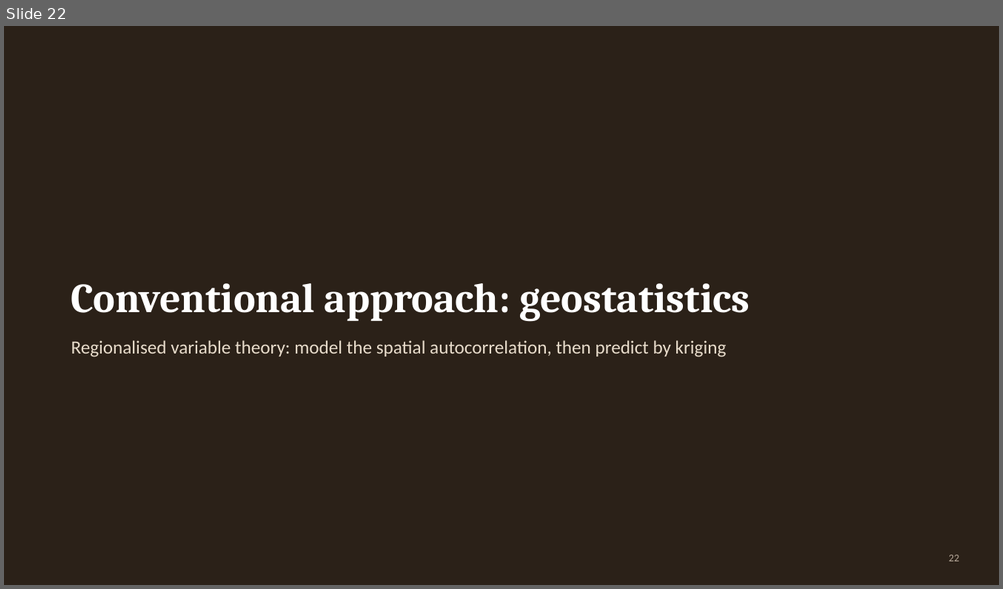
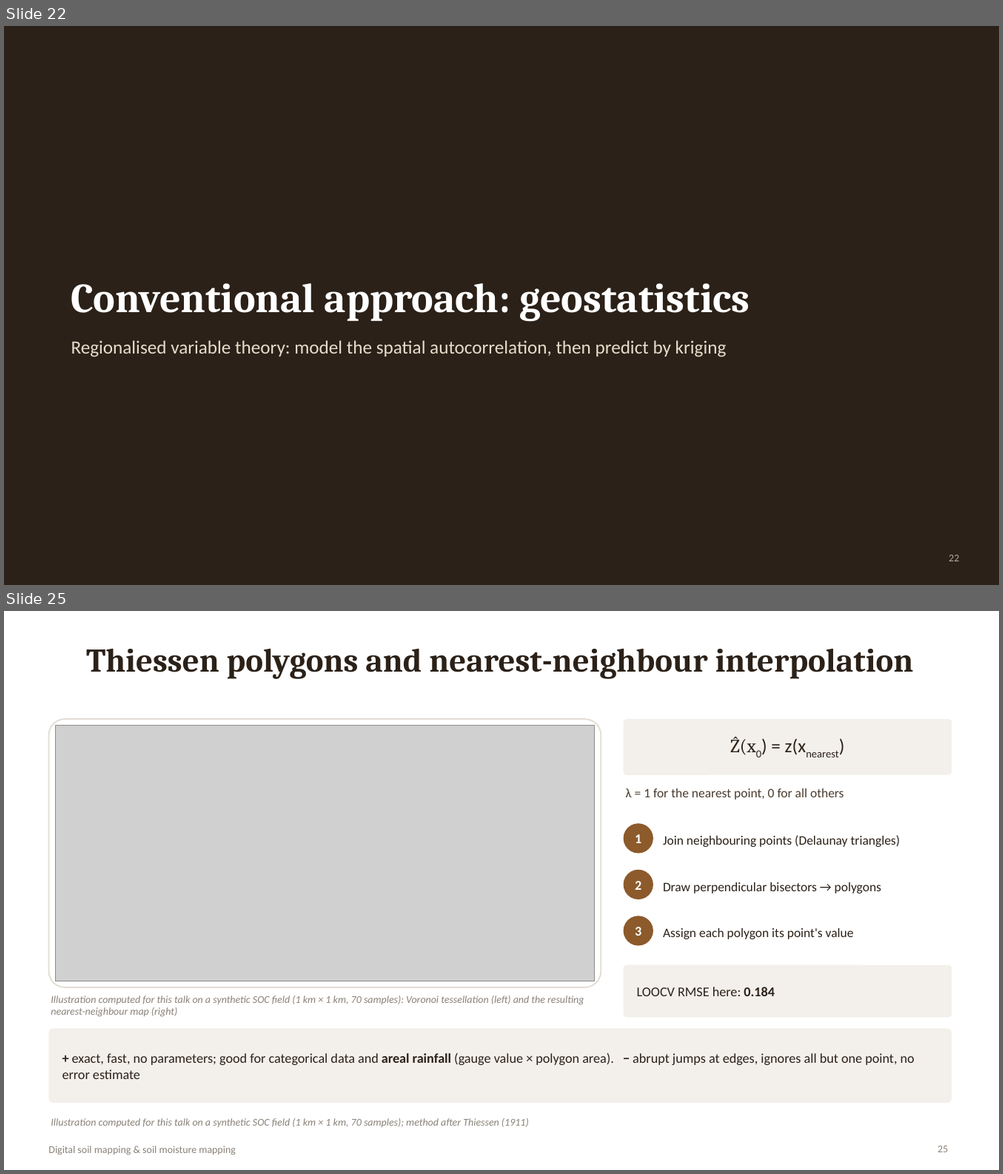
Before and after one commit to animesh270799-ctrl/meta, a slide deck: DSM_Soil_Moisture_Mapping.pptx. Shown one above the other, each under a label of ours: slide 22 before the commit, slides 22 and 25 after it; the slides between them are not shown. The pictures are 1003x589 and 1003x1174 pixels, drawn with LibreOffice and Linux fonts; fonts in the diff are those of the drawing; grey boxes stand for pictures. Boxes give left, top, right and bottom in pixels: in the first picture for what was removed or moved away, otherwise in the second. Text is boxed around its words. In the diff, an @@ line names an element or a change of style, - is before the commit and + after.

```diff
--- a/DSM_Soil_Moisture_Mapping.pptx
+++ b/DSM_Soil_Moisture_Mapping.pptx
@@ slide 25 added at [4, 611, 999, 1170], background #FFFFFF @@
@@ title added at [86, 649, 913, 679], 32 pt, text #2B2118, bold @@
+Thiessen polygons and nearest-neighbour interpolation
@@ rounded rectangle added at [48, 719, 601, 988], fill #FFFFFF, outline #E2DCD2 1.25 pt @@
@@ rounded rectangle added at [623, 719, 951, 775], fill #F3F0EB @@
@@ picture added at [56, 725, 595, 982] @@
@@ text added at [730, 737, 806, 755], 18 pt, text #2B2118 @@
+Ẑ(x0) = z(xnearest)
@@ text added at [626, 789, 844, 800], 12.5 pt, text #4A3B2E @@
+λ = 1 for the nearest point, 0 for all others
@@ ellipse added at [623, 823, 653, 854], fill #8C5A2B, 13 pt, text #FFFFFF, bold @@
+1
@@ text added at [663, 835, 900, 847], 12.5 pt, text #2B2118 @@
+Join neighbouring points (Delaunay triangles)
@@ ellipse added at [623, 870, 653, 900], fill #8C5A2B, 13 pt, text #FFFFFF, bold @@
+2
@@ text added at [663, 883, 881, 894], 12.5 pt, text #2B2118 @@
+Draw perpendicular bisectors → polygons
@@ ellipse added at [623, 916, 653, 946], fill #8C5A2B, 13 pt, text #FFFFFF, bold @@
+3
@@ text added at [663, 928, 854, 940], 12.5 pt, text #2B2118 @@
+Assign each polygon its point's value
@@ rounded rectangle added at [623, 965, 951, 1017], fill #F3F0EB @@
@@ text added at [637, 987, 774, 997], 13 pt, text #2B2118 @@
+LOOCV RMSE here: 0.184
@@ text added at [51, 996, 583, 1017], 10 pt, text #8A8178, italic @@
+Illustration computed for this talk on a synthetic SOC field (1 km × 1 km, 70 samples): Voronoi tessellation (left) and the resulting nearest-neighbour map (right)
@@ rounded rectangle added at [48, 1029, 951, 1103], fill #F3F0EB @@
@@ text added at [62, 1054, 914, 1079], 13 pt, text #2B2118 @@
++ exact, fast, no parameters; good for categorical data and areal rainfall (gauge value × polygon area). − abrupt jumps at edges, ignores all but one point, no error estimate
@@ text added at [51, 1119, 529, 1128], 10 pt, text #8A8178, italic @@
+Illustration computed for this talk on a synthetic SOC field (1 km × 1 km, 70 samples); method after Thiessen (1911)
@@ text added at [48, 1146, 236, 1156], 10 pt, text #8A8178 @@
+Digital soil mapping & soil moisture mapping
@@ page number added at [937, 1146, 948, 1153], 10 pt, text #8A8178 @@
+25
```
Also in this commit, not shown: 1 slide changed, 13 other slides added.
